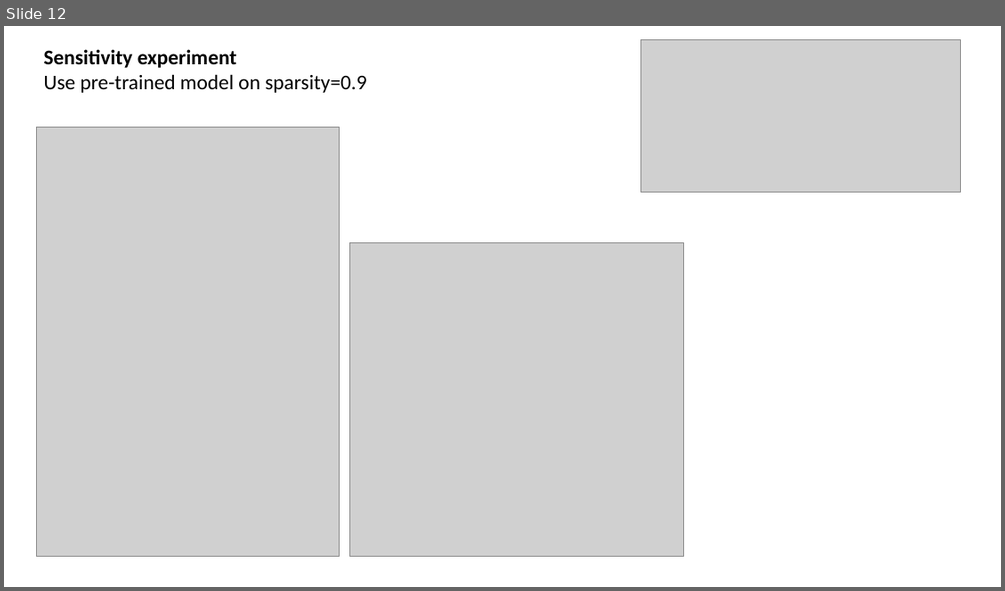
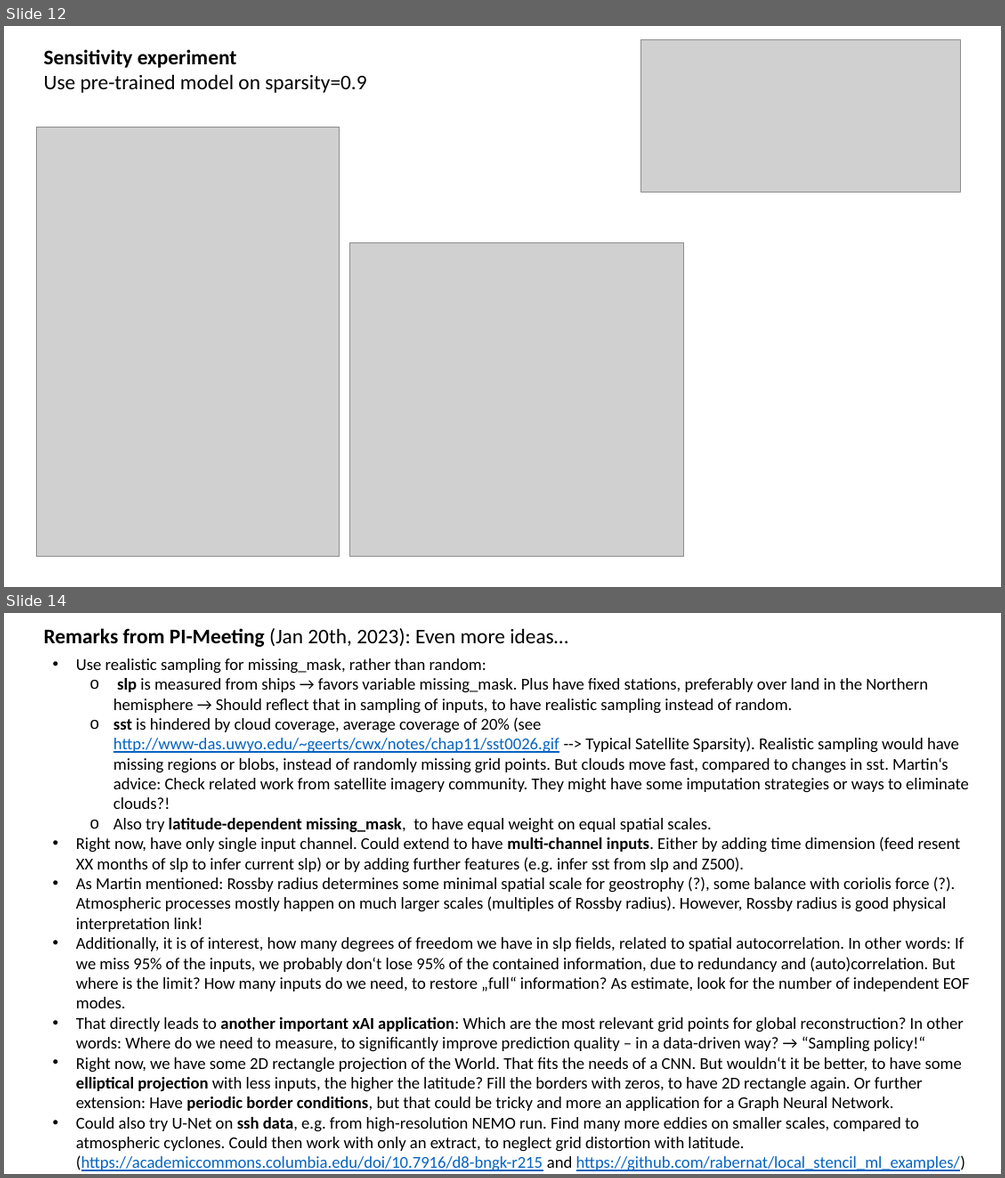
Before and after one commit to MarcoLandtHayen/reconstruct-sparse-inputs, a slide deck: presentations/unet_4conv_slp_realworld.pptx. Shown one above the other, each under a label of ours: slide 12 before the commit, slides 12 and 14 after it; the slides between them are not shown. The pictures are 1005x591 and 1005x1178 pixels, drawn with LibreOffice and Linux fonts; fonts in the diff are those of the drawing; grey boxes stand for pictures. Boxes give left, top, right and bottom in pixels: in the first picture for what was removed or moved away, otherwise in the second. Text is boxed around its words. In the diff, an @@ line names an element or a change of style, - is before the commit and + after.

Commit message:
Update presentation: Add ideas from PI meeting Jan 20th, 2023

```diff
--- a/presentations/unet_4conv_slp_realworld.pptx
+++ b/presentations/unet_4conv_slp_realworld.pptx
@@ slide 14 added at box(4, 613, 1001, 1174), background #FFFFFF @@
@@ text added at box(44, 628, 568, 647), 20 pt, text #000000 @@
+Remarks from PI-Meeting (Jan 20th, 2023): Even more ideas…
@@ text added at box(76, 658, 970, 1171), 16 pt, text #000000 @@
+• Use realistic sampling for missing_mask, rather than random:
+  o slp is measured from ships → favors variable missing_mask. Plus have fixed stations, preferably over land in the Northern hemisphere → Should reflect that in sampling of inputs, to have realistic sampling instead of random.
+  o sst is hindered by cloud coverage, average coverage of 20% (see http://www-das.uwyo.edu/~geerts/cwx/notes/chap11/sst0026.gif --> Typical Satellite Sparsity). Realistic sampling would have missing regions or blobs, instead of randomly missing grid points. But clouds move fast, compared to changes in sst. Martin‘s advice: Check related work from satellite imagery community. They might have some imputation strategies or ways to eliminate clouds?!
+  o Also try latitude-dependent missing_mask, to have equal weight on equal spatial scales.
+• Right now, have only single input channel. Could extend to have multi-channel inputs. Either by adding time dimension (feed resent XX months of slp to infer current slp) or by adding further features (e.g. infer sst from slp and Z500).
+• As Martin mentioned: Rossby radius determines some minimal spatial scale for geostrophy (?), some balance with coriolis force (?). Atmospheric processes mostly happen on much larger scales (multiples of Rossby radius). However, Rossby radius is good physical interpretation link!
+• Additionally, it is of interest, how many degrees of freedom we have in slp fields, related to spatial autocorrelation. In other words: If we miss 95% of the inputs, we probably don‘t lose 95% of the contained information, due to redundancy and (auto)correlation. But where is the limit? How many inputs do we need, to restore „full“ information? As estimate, look for the number of independent EOF modes.
+• That directly leads to another important xAI application: Which are the most relevant grid points for global reconstruction? In other words: Where do we need to measure, to significantly improve prediction quality – in a data-driven way? → “Sampling policy!“
+• Right now, we have some 2D rectangle projection of the World. That fits the needs of a CNN. But wouldn‘t it be better, to have some elliptical projection with less inputs, the higher the latitude? Fill the borders with zeros, to have 2D rectangle again. Or further extension: Have periodic border conditions, but that could be tricky and more an application for a Graph Neural Network.
+• Could also try U-Net on ssh data, e.g. from high-resolution NEMO run. Find many more eddies on smaller scales, compared to atmospheric cyclones. Could then work with only an extract, to neglect grid distortion with latitude. (https://academiccommons.columbia.edu/doi/10.7916/d8-bngk-r215 and https://github.com/rabernat/local_stencil_ml_examples/)
```
Also in this commit, not shown: 6 slides changed.
